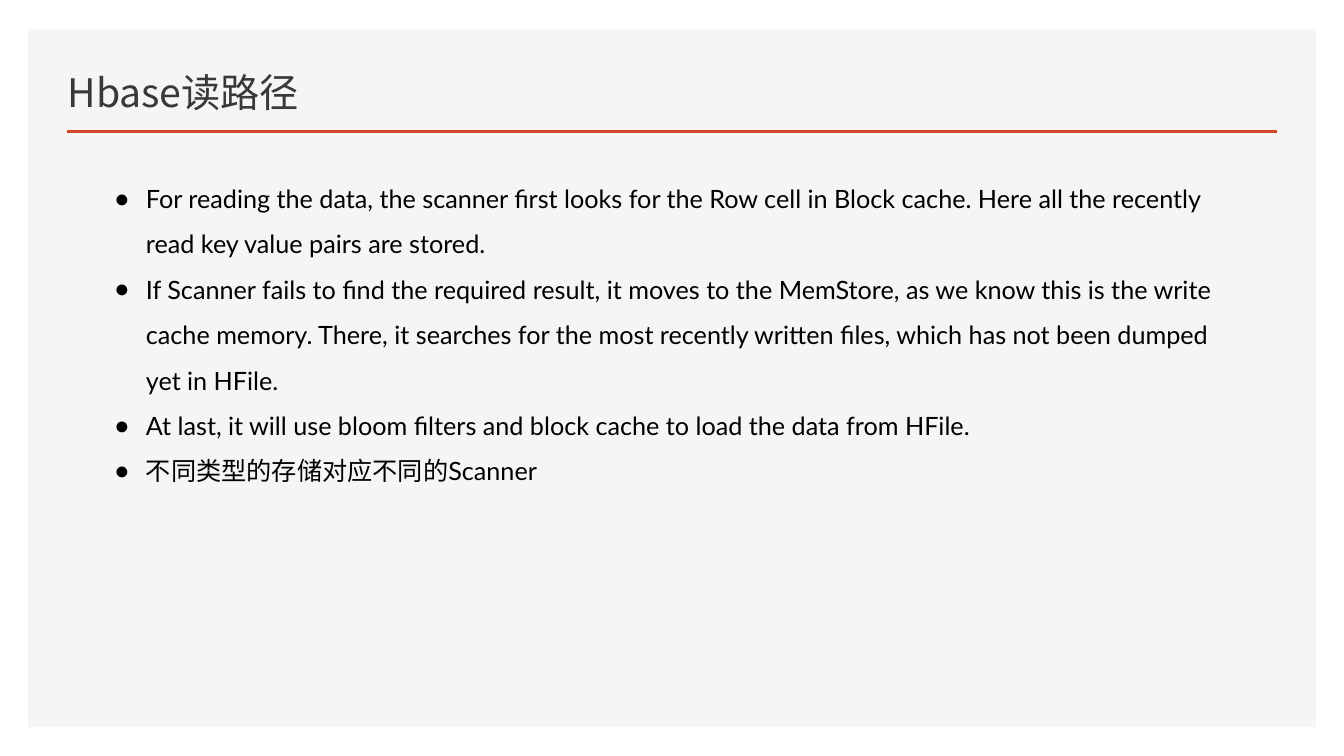
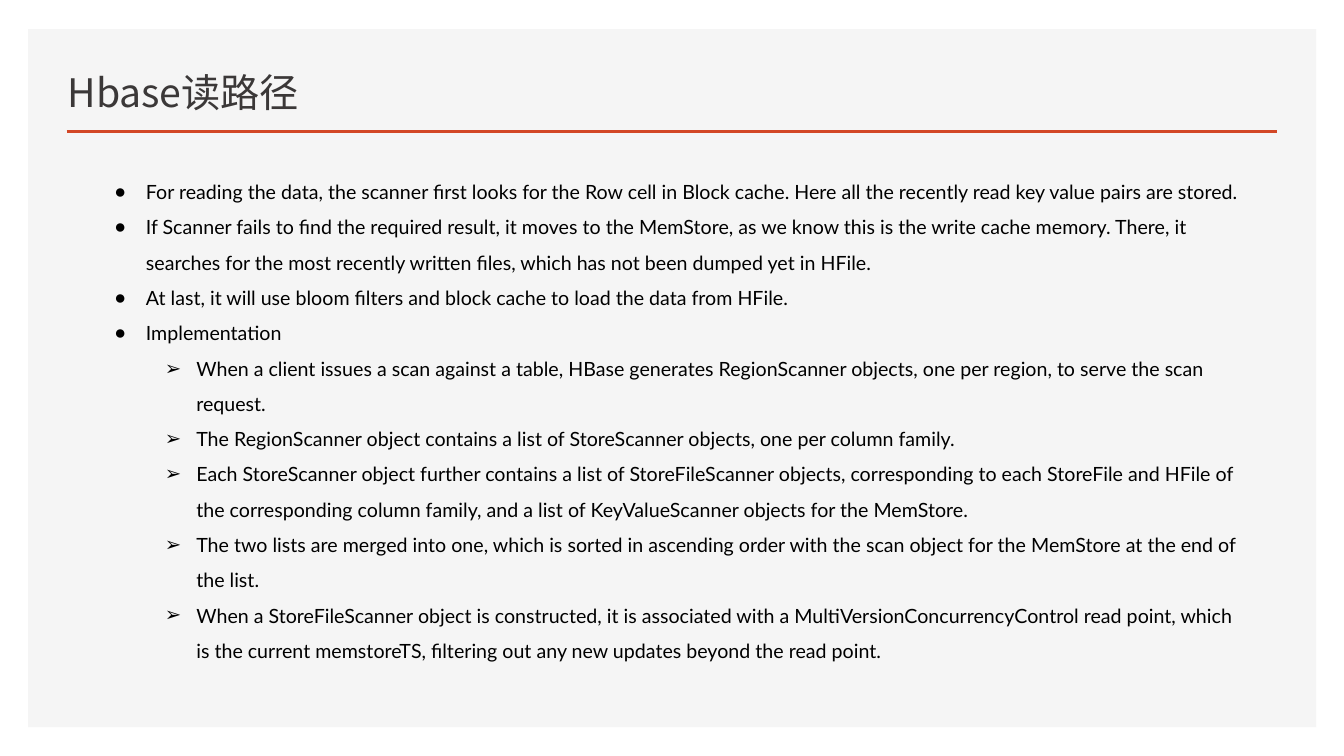
Before and after one commit to Zhangwusheng/Zhangwusheng.github.io, a slide deck: slide 32 of _posts/Hbase基本原理副本.pptx (slide 29 before the commit). Drawn at 1344x756 pixels with LibreOffice and Linux fonts; fonts in the diff are those of the drawing. Boxes give left, top, right and bottom in pixels: in the first picture for what was removed or moved away, otherwise in the second. Text is boxed around its words. In the diff, an @@ line names an element or a change of style, - is before the commit and + after.

Commit message:
add

```diff
--- a/_posts/Hbase基本原理副本.pptx
+++ b/_posts/Hbase基本原理副本.pptx
@@ text at (146, 184, 1237, 308): size 18 to 14 pt in "For reading the data, the scanner first ...", "If Scanner fails to find the required ...", "At last, it will use bloom filters ..." @@
@@ text at (146, 325, 1236, 662): text changed; size 18 to 14 pt @@
-● 不同类型的存储对应不同的Scanner
+● Implementation
+  ➢ When a client issues a scan against a table, HBase generates RegionScanner objects, one per region, to serve the scan request.
+  ➢ The RegionScanner object contains a list of StoreScanner objects, one per column family.
+  ➢ Each StoreScanner object further contains a list of StoreFileScanner objects, corresponding to each StoreFile and HFile of the corresponding column family, and a list of KeyValueScanner objects for the MemStore.
+  ➢ The two lists are merged into one, which is sorted in ascending order with the scan object for the MemStore at the end of the list.
+  ➢ When a StoreFileScanner object is constructed, it is associated with a MultiVersionConcurrencyControl read point, which is the current memstoreTS, filtering out any new updates beyond the read point.
```
Also in this commit, not shown: 1 other slide changed, 6 slides added, 2 slides removed.
